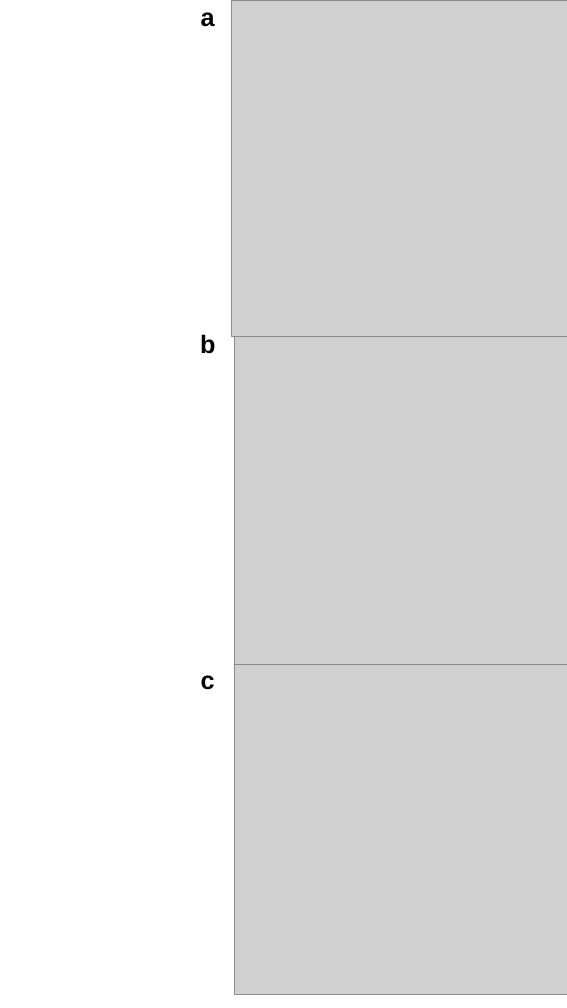
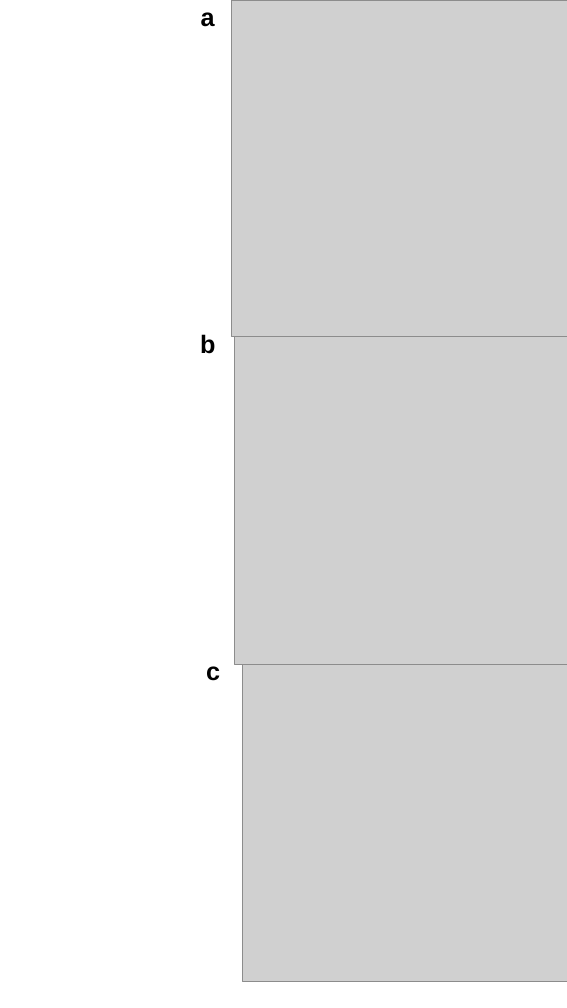
Before and after one commit to meyresearch/amino_acid_distance_distributions, a slide deck: slide 1 of plots/Fig4.pptx. Drawn at 567x1008 pixels with LibreOffice and Linux fonts; fonts in the diff are those of the drawing; grey boxes stand for pictures. Boxes give left, top, right and bottom in pixels: in the first picture for what was removed or moved away, otherwise in the second. Text is boxed around its words. In the diff, an @@ line names an element or a change of style, - is before the commit and + after.

```diff
--- a/plots/Fig4.pptx
+++ b/plots/Fig4.pptx
@@ text "c" moved from (x1=201, y1=675, x2=215, y2=690) to (x1=206, y1=666, x2=220, y2=681) @@
@@ picture resized from (x1=234, y1=665, x2=567, y2=995) to (x1=243, y1=665, x2=567, y2=982) @@
```
Also in this commit, not shown: 24 other files.
